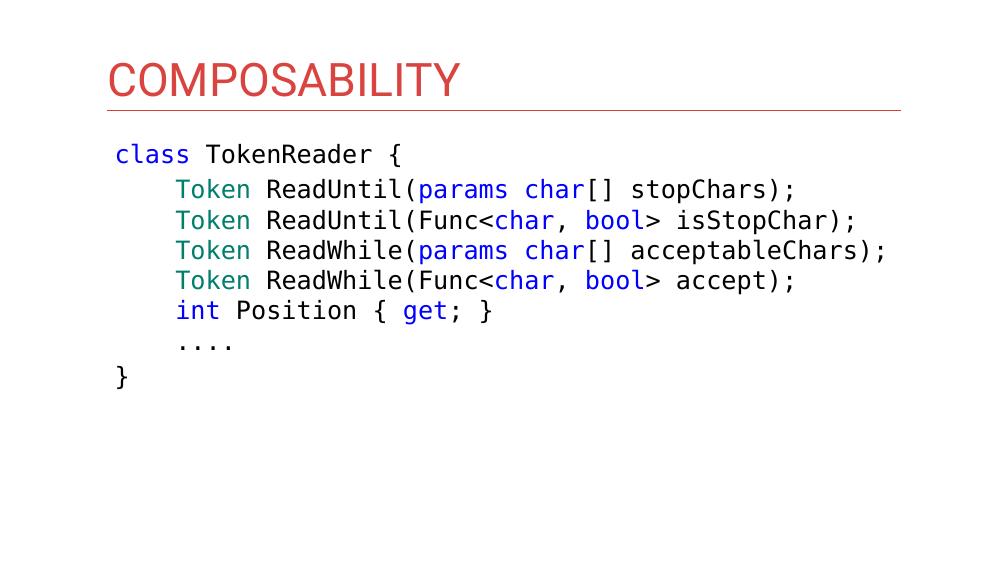
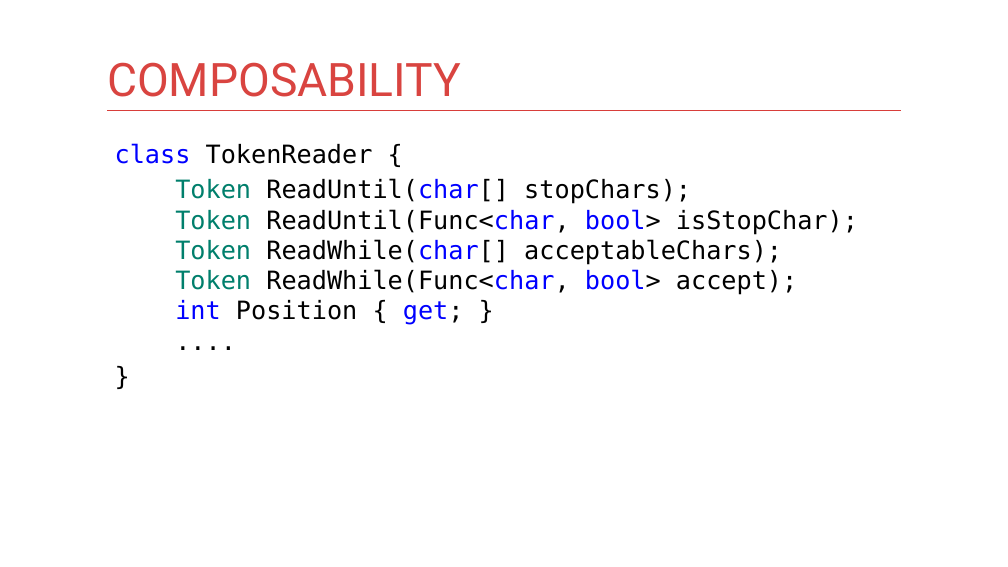
Before and after one commit to kontur-courses/clean-code, a slide deck: slide 20 of clean-code.pptx (slide 18 before the commit). Drawn at 1008x567 pixels with LibreOffice and Linux fonts; fonts in the diff are those of the drawing. Boxes give left, top, right and bottom in pixels: in the first picture for what was removed or moved away, otherwise in the second. Text is boxed around its words. In the diff, an @@ line names an element or a change of style, - is before the commit and + after.

```diff
--- a/clean-code.pptx
+++ b/clean-code.pptx
@@ text at (175,178,858,325): text changed @@
-Token ReadUntil(params char[] stopChars);
-Token ReadUntil(Func<char, bool> isStopChar);
-Token ReadWhile(params char[] acceptableChars);
-Token ReadWhile(Func<char, bool> accept);
-int Position { get; }
-....
+Token ReadUntil(char[] stopChars);
+Token ReadUntil(Func<char, bool> isStopChar);
+Token ReadWhile(char[] acceptableChars);
+Token ReadWhile(Func<char, bool> accept);
+int Position { get; }
+....
```
Also in this commit, not shown: 4 other slides changed, 3 slides added, 1 other file.
